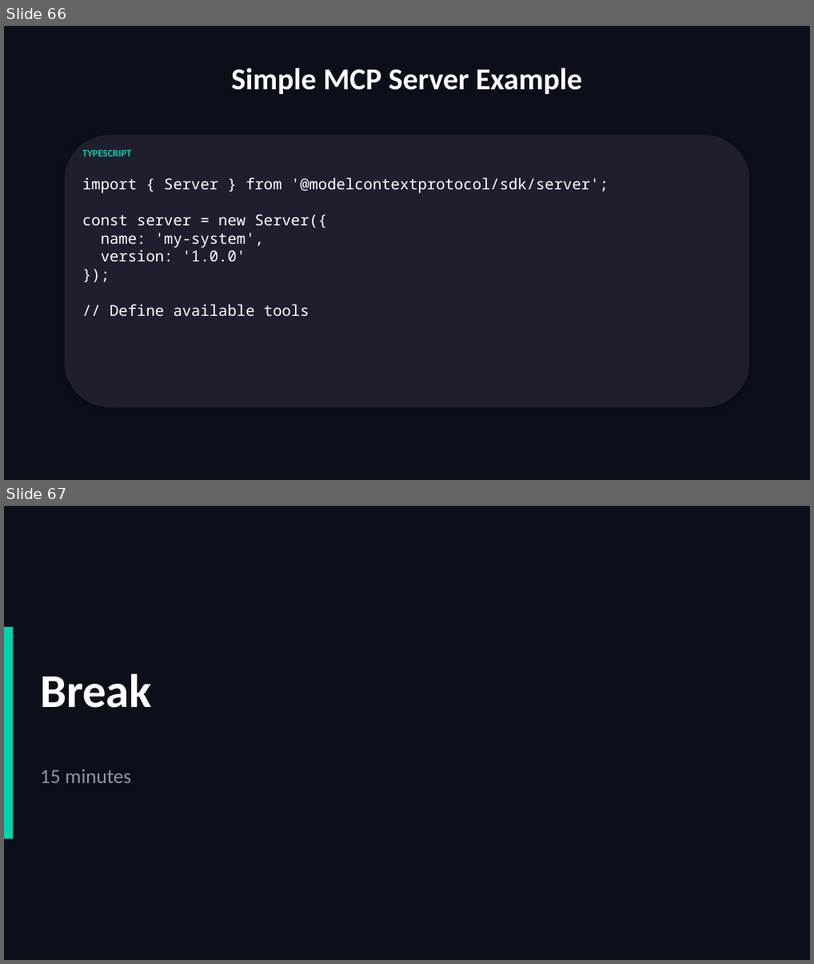
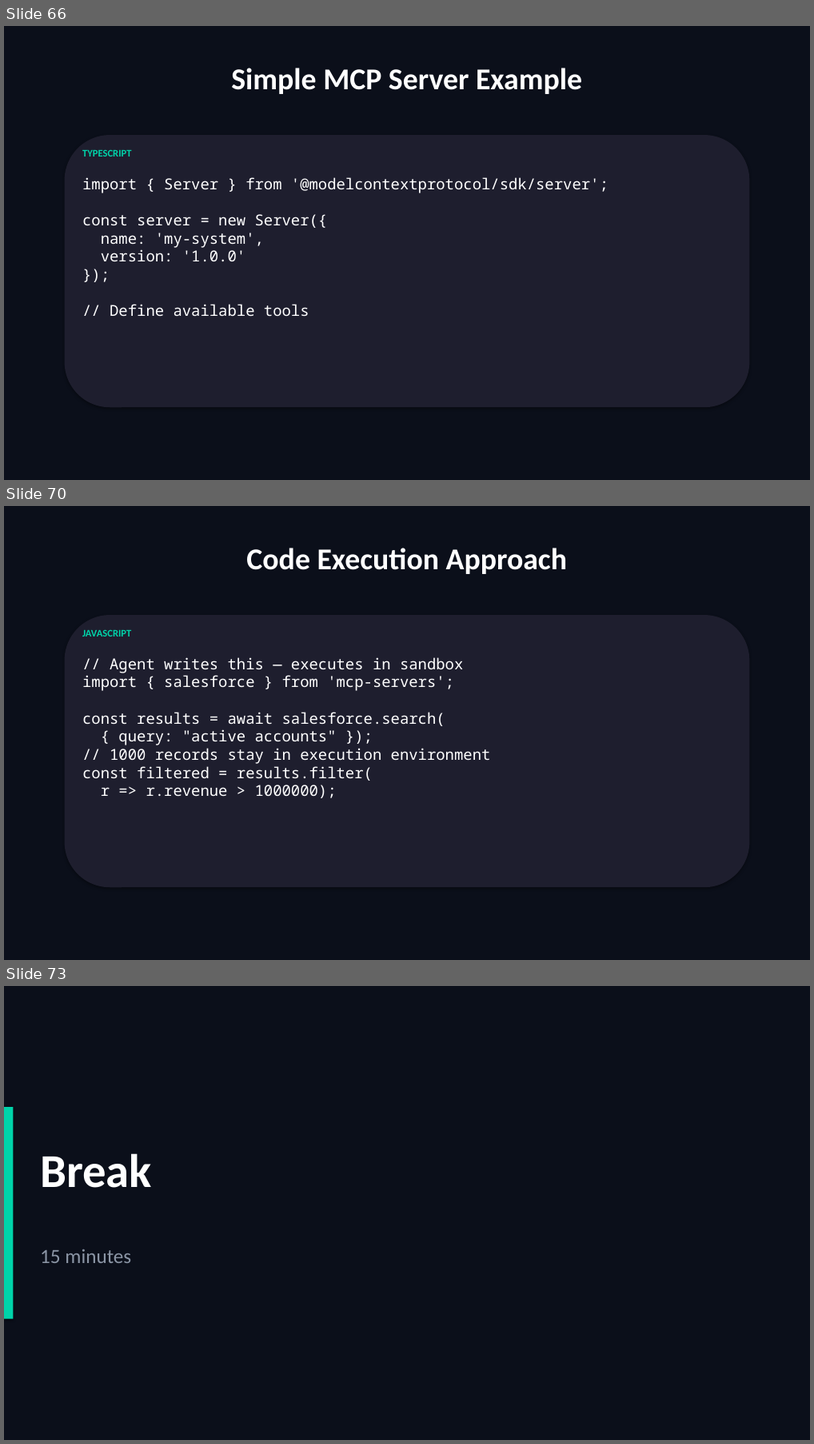
Before and after one commit to scottrhay/AIA-ClaudeCopilot, a slide deck: slides/Day3_Claude_Code_Advanced.pptx. Shown one above the other, each under a label of ours: slides 66 and 67 before the commit, slides 66, 70 and 73 after it; the slides between them are not shown. The pictures are 814x964 and 814x1444 pixels, drawn with LibreOffice and Linux fonts; fonts in the diff are those of the drawing. Boxes give left, top, right and bottom in pixels: in the first picture for what was removed or moved away, otherwise in the second. Text is boxed around its words. In the diff, an @@ line names an element or a change of style, - is before the commit and + after.

```diff
--- a/slides/Day3_Claude_Code_Advanced.pptx
+++ b/slides/Day3_Claude_Code_Advanced.pptx
@@ slide 70 added at [4,506,810,960], background #0B0F1A @@
@@ text added at [246,548,567,574], 36 pt, text #FFFFFF, bold @@
+Code Execution Approach
@@ rounded rectangle added at [65,615,750,887], fill #1E1E2E @@
@@ text added at [82,629,131,636], 12 pt, text #00D4AA, bold @@
+JAVASCRIPT
@@ text added at [82,657,491,798], 18 pt, text #FFFFFF @@
+// Agent writes this — executes in sandbox
+import { salesforce } from 'mcp-servers';
+const results = await salesforce.search(
+{ query: "active accounts" });
+// 1000 records stay in execution environment
+const filtered = results.filter(
+r => r.revenue > 1000000);
@@ what was slide 67 is now slide 73 @@
```
Also in this commit, not shown: 5 other slides added.
